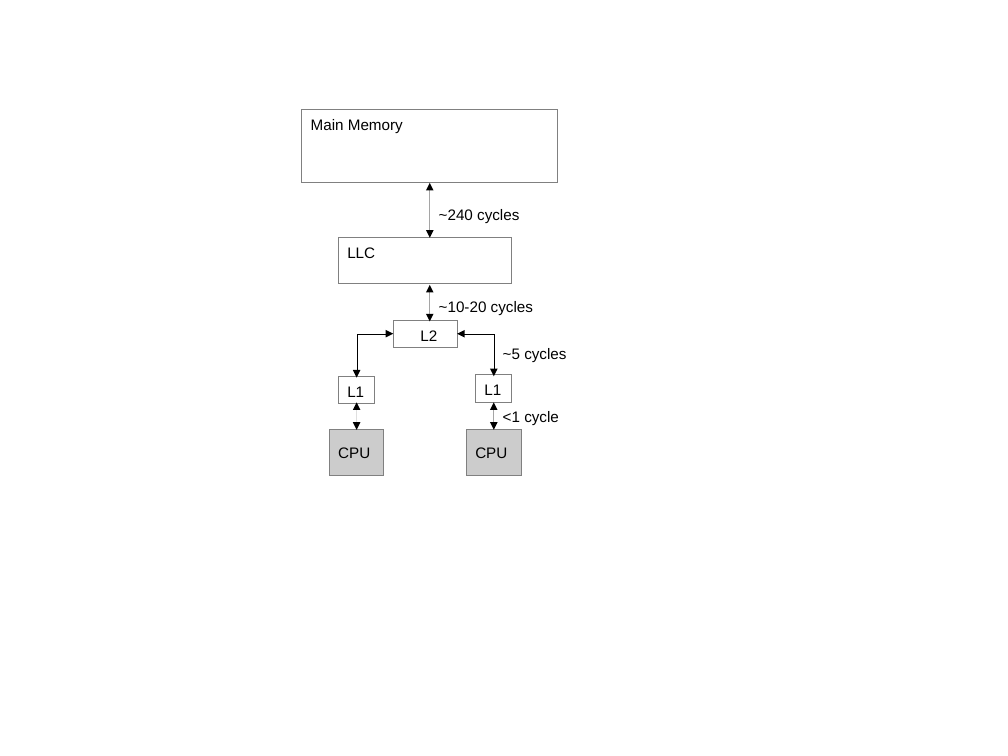
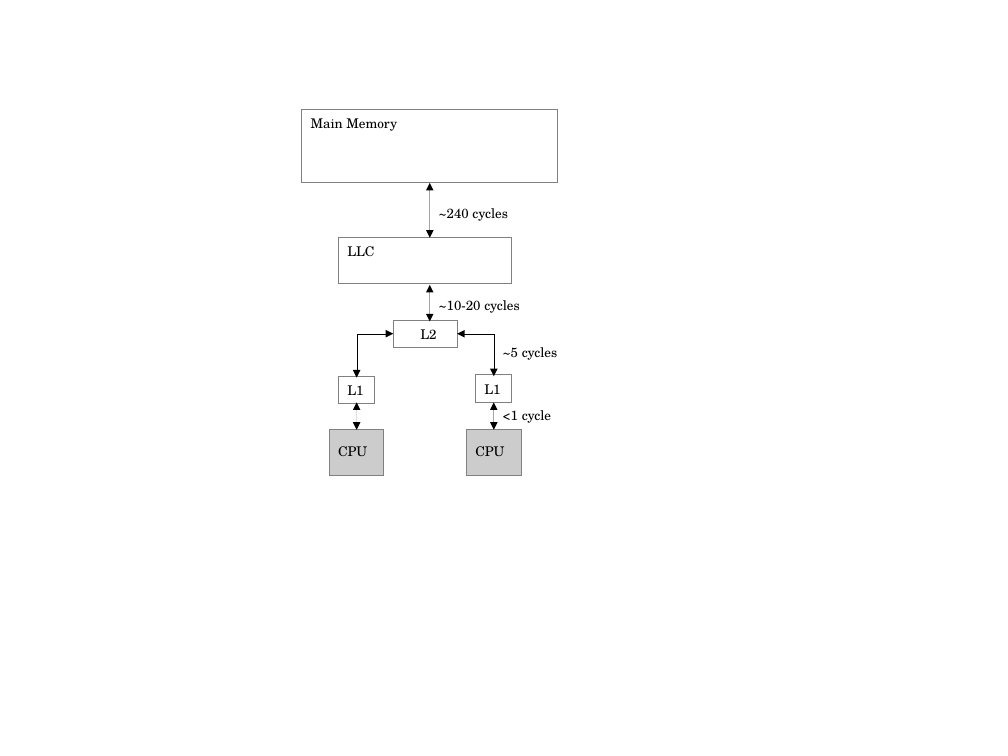
Before and after one commit to jolate/mt, a slide deck: slide 1 of diiccstyle/figs.odp. Drawn at 1008x756 pixels with LibreOffice and Linux fonts; fonts in the diff are those of the drawing. Boxes give left, top, right and bottom in pixels: in the first picture for what was removed or moved away, otherwise in the second. Text is boxed around its words. In the diff, an @@ line names an element or a change of style, - is before the commit and + after.

```diff
--- a/diiccstyle/figs.odp
+++ b/diiccstyle/figs.odp
@@ size 12 to 10.5 pt, font Arial to TeX Gyre Schola in 11 elements at bbox=[311, 118, 397, 131], bbox=[439, 300, 519, 313], bbox=[439, 208, 508, 221], bbox=[503, 347, 557, 360], bbox=[503, 410, 551, 423], bbox=[347, 246, 374, 256], bbox=[420, 329, 436, 339], bbox=[338, 446, 367, 456], bbox=[475, 446, 504, 456], bbox=[347, 385, 363, 395], bbox=[484, 384, 500, 394] @@
```
Also in this commit, not shown: 1 other slide changed, 4 other files.
